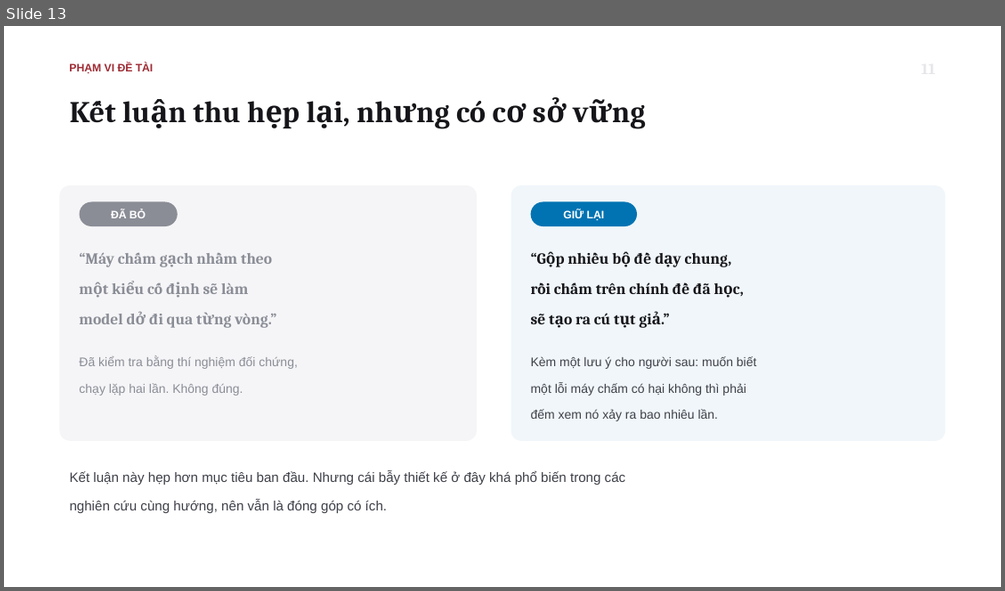
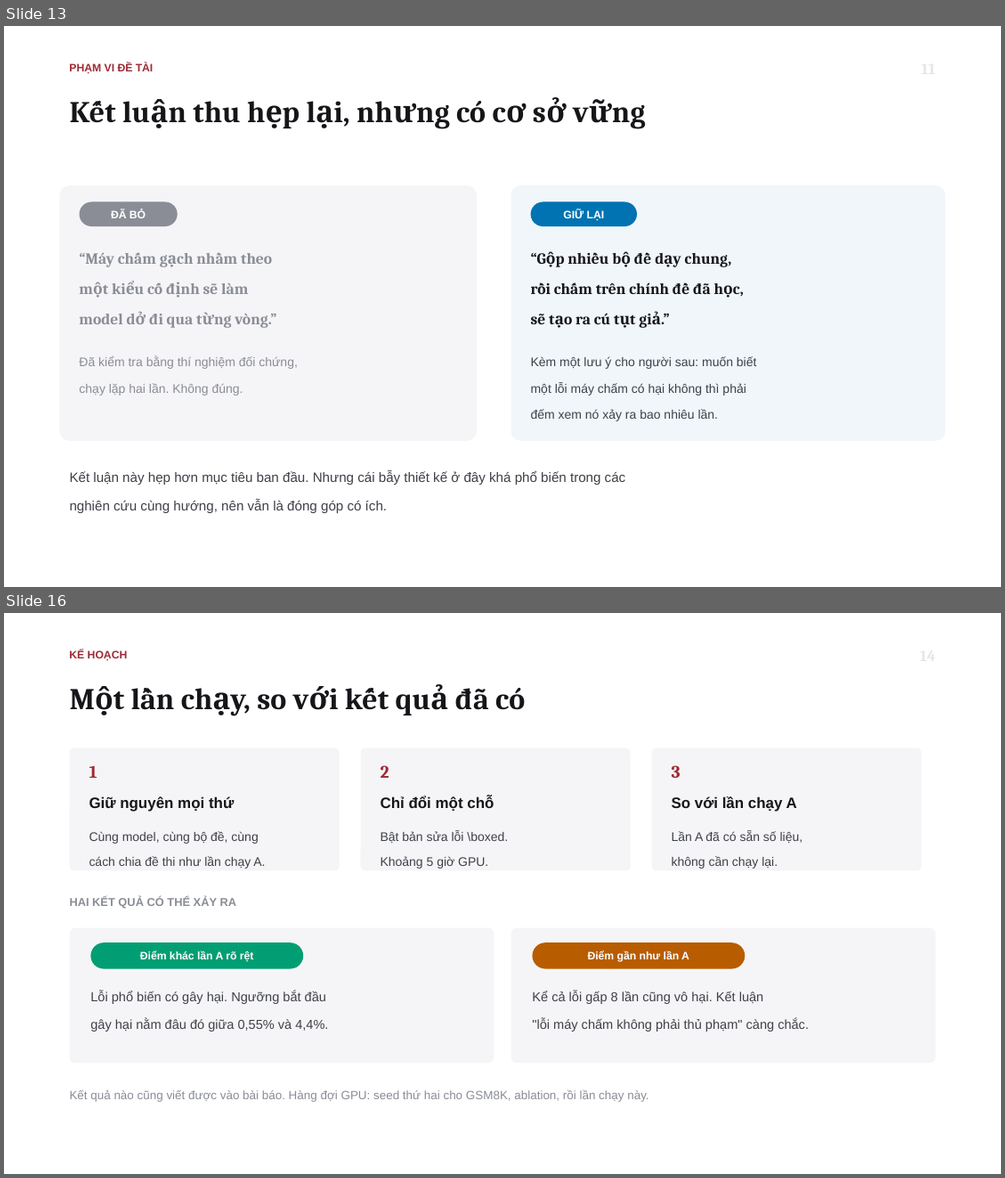
Before and after one commit to tsan2711/DACNTT_2026, a slide deck: BaoCaoTienDo_Tuan1-3_52300057_52300006.pptx. Shown one above the other, each under a label of ours: slide 13 before the commit, slides 13 and 16 after it; the slides between them are not shown. The pictures are 1005x591 and 1005x1178 pixels, drawn with LibreOffice and Linux fonts; fonts in the diff are those of the drawing. Boxes give left, top, right and bottom in pixels: in the first picture for what was removed or moved away, otherwise in the second. Text is boxed around its words. In the diff, an @@ line names an element or a change of style, - is before the commit and + after.

```diff
--- a/BaoCaoTienDo_Tuan1-3_52300057_52300006.pptx
+++ b/BaoCaoTienDo_Tuan1-3_52300057_52300006.pptx
@@ slide 16 added at [4,613,1001,1174], background #FFFFFF @@
@@ text added at [69,650,128,660], 10.5 pt, text #9E2B34, bold @@
+KẾ HOẠCH
@@ text added at [257,688,525,710], 29 pt, text #16161A, bold @@
+Một lần chạy, so với kết quả đã có
@@ rounded rectangle added at [70,747,340,870], fill #F5F5F7 @@
@@ text added at [89,766,97,778], 17 pt, text #9E2B34, bold @@
+1
@@ rounded rectangle added at [361,747,631,870], fill #F5F5F7 @@
@@ text added at [380,765,389,778], 17 pt, text #9E2B34, bold @@
+2
@@ rounded rectangle added at [652,747,922,870], fill #F5F5F7 @@
@@ text added at [672,765,680,778], 17 pt, text #9E2B34, bold @@
+3
@@ text added at [89,796,234,811], 14.5 pt, text #16161A, bold @@
+Giữ nguyên mọi thứ
@@ text added at [380,795,494,811], 14.5 pt, text #16161A, bold @@
+Chỉ đổi một chỗ
@@ text added at [672,796,797,811], 14.5 pt, text #16161A, bold @@
+So với lần chạy A
@@ text added at [89,831,265,868], 12 pt, text #3F4149 @@
+Cùng model, cùng bộ đề, cùng
+cách chia đề thi như lần chạy A.
@@ text added at [380,830,508,868], 12 pt, text #3F4149 @@
+Bật bản sửa lỗi \boxed.
+Khoảng 5 giờ GPU.
@@ text added at [672,830,803,868], 12 pt, text #3F4149 @@
+Lần A đã có sẵn số liệu,
+không cần chạy lại.
@@ text added at [70,897,237,908], 11 pt, text #8A8D96, bold @@
+HAI KẾT QUẢ CÓ THỂ XẢY RA
@@ rounded rectangle added at [70,928,494,1062], fill #F5F5F7 @@
@@ rounded rectangle added at [511,928,936,1062], fill #F5F5F7 @@
@@ rounded rectangle added at [90,943,303,969], fill #029E73, 10.5 pt, text #FFFFFF, bold @@
+Điểm khác lần A rõ rệt
@@ rounded rectangle added at [532,943,744,969], fill #B85C00, 10.5 pt, text #FFFFFF, bold @@
+Điểm gần như lần A
@@ text added at [90,991,328,1031], 12.5 pt, text #3F4149 @@
+Lỗi phổ biến có gây hại. Ngưỡng bắt đầu
+gây hại nằm đâu đó giữa 0,55% và 4,4%.
@@ text added at [532,991,809,1031], 12.5 pt, text #3F4149 @@
+Kể cả lỗi gấp 8 lần cũng vô hại. Kết luận
+"lỗi máy chấm không phải thủ phạm" càng chắc.
@@ text added at [70,1090,648,1102], 11.5 pt, text #8A8D96 @@
+Kết quả nào cũng viết được vào bài báo. Hàng đợi GPU: seed thứ hai cho GSM8K, ablation, rồi lần chạy này.
```
Also in this commit, not shown: 3 slides changed, 2 other slides added, 4 slides removed, 2 other files.
